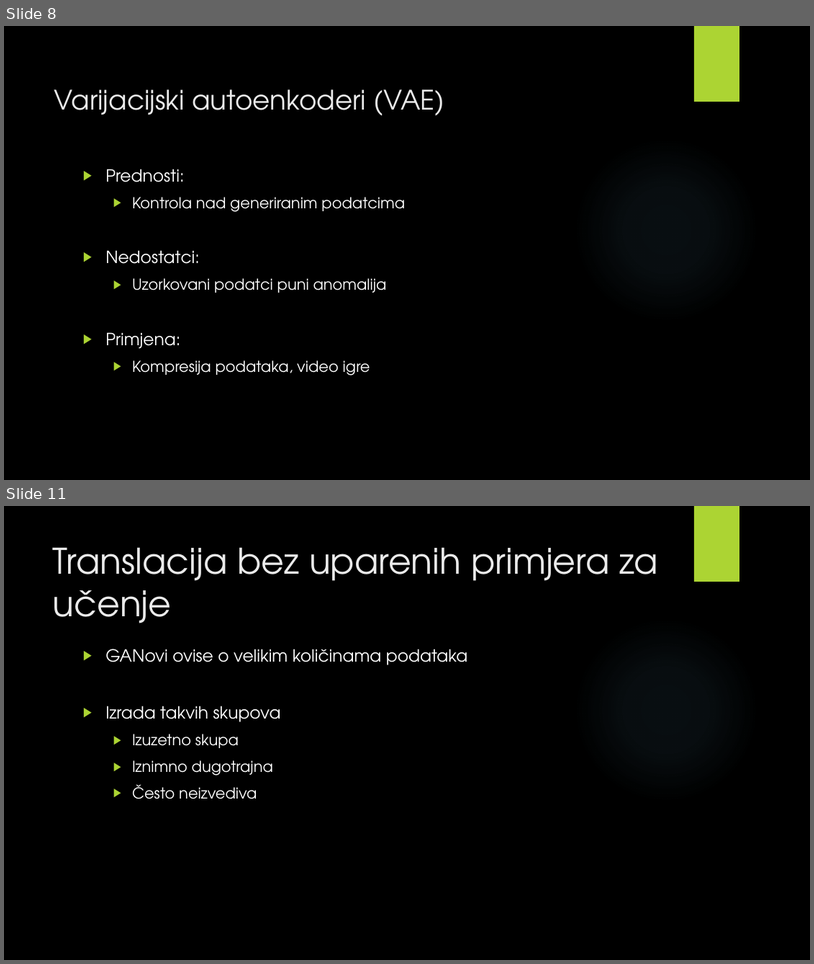
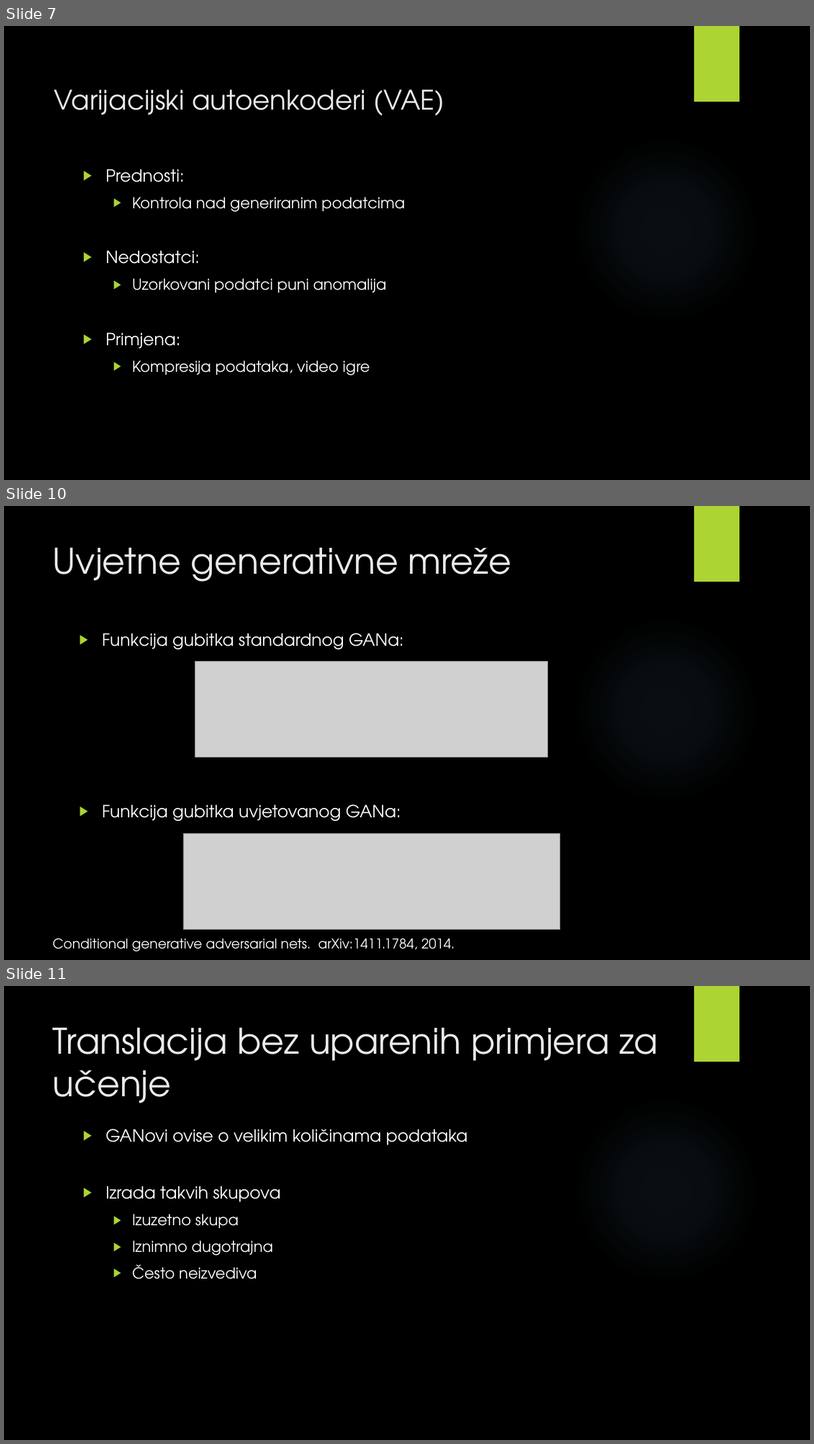
Before and after one commit to v-silverfin/fer-graduate-seminar, a slide deck: kvukic-seminar-presentation-2018.pptx. Shown one above the other, each under a label of ours: slides 8 and 11 before the commit, slides 7, 10 and 11 after it; the slides between them are not shown. The pictures are 814x964 and 814x1444 pixels, drawn with LibreOffice and Linux fonts; fonts in the diff are those of the drawing; grey boxes stand for pictures; background and template pictures are left out. Boxes give left, top, right and bottom in pixels: in the first picture for what was removed or moved away, otherwise in the second. Text is boxed around its words. In the diff, an @@ line names an element or a change of style, - is before the commit and + after.

```diff
--- a/kvukic-seminar-presentation-2018.pptx
+++ b/kvukic-seminar-presentation-2018.pptx
@@ slide 10 added at (x1=4, y1=506, x2=810, y2=960), background picture (left out); not listed: 2 template elements that a slide beside it also shows @@
@@ title added at (x1=53, y1=547, x2=512, y2=582), 42 pt, text #EBEBEB @@
+Uvjetne generativne mreže
@@ text added at (x1=102, y1=633, x2=404, y2=821), 20 pt, text #FFFFFF @@
+▶ Funkcija gubitka standardnog GANa:
+▶ Funkcija gubitka uvjetovanog GANa:
@@ picture added at (x1=196, y1=662, x2=548, y2=757) @@
@@ picture added at (x1=183, y1=834, x2=561, y2=929) @@
@@ text added at (x1=53, y1=938, x2=455, y2=951), 16 pt, text #FFFFFF @@
+Conditional generative adversarial nets. arXiv:1411.1784, 2014.
@@ what was slide 8 is now slide 7 @@
```
Also in this commit, not shown: 12 slides changed, 1 other slide added, 1 slide removed.
